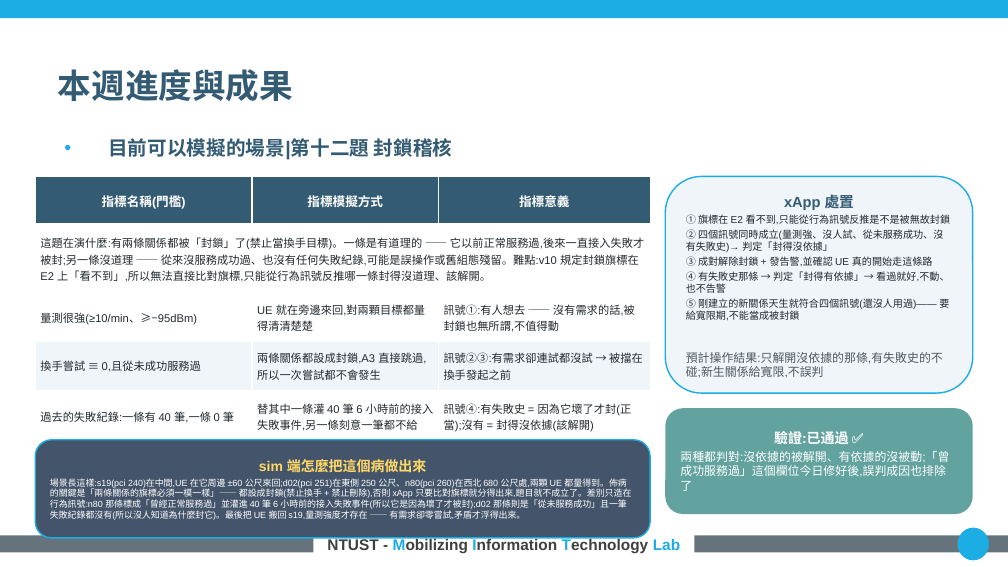
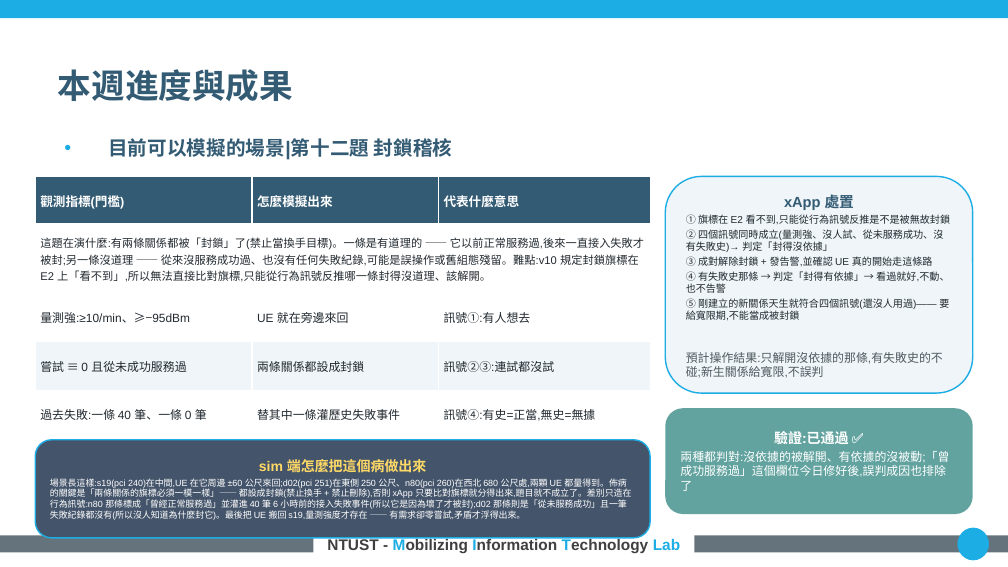
Before and after one commit to kimOuO/RAN-sim-OAI, a slide deck: slide 15 of docs/report/8_27_進度報告_v10十二題.pptx. Drawn at 1008x567 pixels with LibreOffice and Linux fonts; fonts in the diff are those of the drawing; background and template pictures are left out. Boxes give left, top, right and bottom in pixels: in the first picture for what was removed or moved away, otherwise in the second. Text is boxed around its words. In the diff, an @@ line names an element or a change of style, - is before the commit and + after.

```diff
--- a/docs/report/8_27_進度報告_v10十二題.pptx
+++ b/docs/report/8_27_進度報告_v10十二題.pptx
@@ table at bbox=[35, 176, 650, 438] @@
-row 1: 指標名稱(門檻) | 指標模擬方式 | 指標意義
+row 1: 觀測指標(門檻) | 怎麼模擬出來 | 代表什麼意思
-row 3: 量測很強(≥10/min、≥−95dBm) | UE 就在旁邊來回,對兩顆目標都量得清清楚楚 | 訊號①:有人想去 —— 沒有需求的話,被封鎖也無所謂,不值得動
+row 3: 量測強:≥10/min、≥−95dBm | UE 就在旁邊來回 | 訊號①:有人想去
-row 4: 換手嘗試 ≡ 0,且從未成功服務過 | 兩條關係都設成封鎖,A3 直接跳過,所以一次嘗試都不會發生 | 訊號②③:有需求卻連試都沒試 → 被擋在換手發起之前
+row 4: 嘗試 ≡ 0 且從未成功服務過 | 兩條關係都設成封鎖 | 訊號②③:連試都沒試
-row 5: 過去的失敗紀錄:一條有 40 筆,一條 0 筆 | 替其中一條灌 40 筆 6 小時前的接入失敗事件,另一條刻意一筆都不給 | 訊號④:有失敗史 = 因為它壞了才封(正當);沒有 = 封得沒依據(該解開)
+row 5: 過去失敗:一條 40 筆、一條 0 筆 | 替其中一條灌歷史失敗事件 | 訊號④:有史=正當,無史=無據
```
Also in this commit, not shown: 11 other slides changed, 1 other file.
